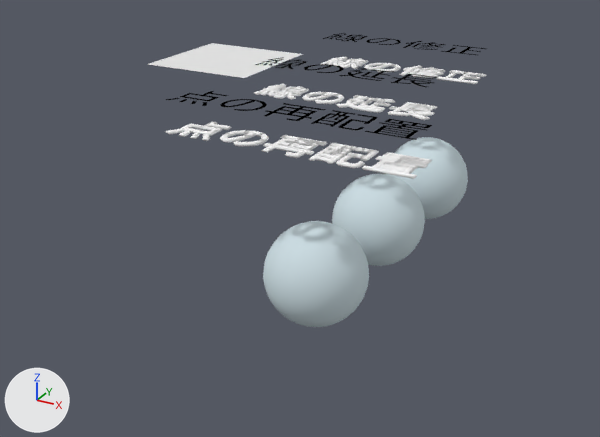
What one commit did to the Blender file ManualTracingTool/res/toolbar_image01.blend.
Rendered twice from a 50 mm camera at (2.49, 3.0, 4.3) aimed at (-4.01, 14.82, -1.61). The axes (+X, +Y, +Z) are drawn at lower left. The lights are the same throughout. Text is drawn in Blender's own font.

In view in the first picture: 'Plane.001', 'Sphere', 'Sphere.001', 'Sphere.002', 'Text.001', 'Text.002', 'Text.003', 'Text.004', 'Text.005'.
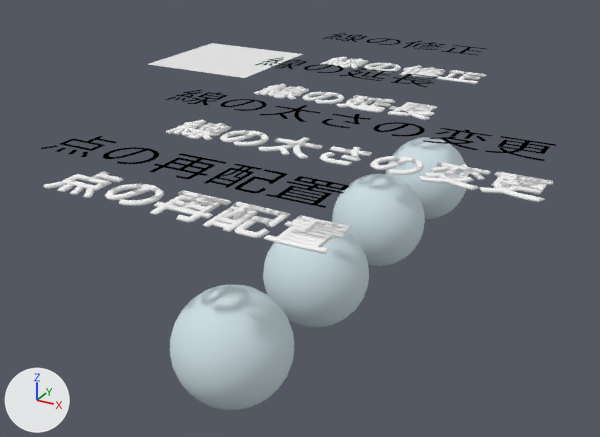
The change, as a list of edits to the scene's bpy script:
```text
Add txt_text_001_edge_002:
    txt_text_001_edge_002 = bpy.data.curves.new('Text.001.edge.002', 'FONT')
    txt_text_001_edge_002.body = '線の太さの変更'
    txt_text_001_edge_002.materials.append(mat_text_edge)  # white #ffffff
    txt_text_001_edge_002.bevel_resolution = 0
    txt_text_001_edge_002.bevel_depth = 0.028
Add txt_text_003:
    txt_text_003 = bpy.data.curves.new('Text.003', 'FONT')
    txt_text_003.body = '線の太さの変更'
    txt_text_003.materials.append(mat_text)  # black #000000
Change ob_text_004:
    ob_text_004: bpy.data.objects.new('Text.004', txt_text_001) -> bpy.data.objects.new('Text.004', txt_text_003)
Change ob_text_005:
    ob_text_005: bpy.data.objects.new('Text.005', txt_text_001_edge) -> bpy.data.objects.new('Text.005', txt_text_001_edge_002)
Add ob_sphere_003:
    ob_sphere_003 = bpy.data.objects.new('Sphere.003', me_sphere)
    ob_sphere_003.location = (-3.12, 11.25, -2.0)
    ob_sphere_003.scale = (0.693, 0.693, 0.693)
Add ob_text_007:
    ob_text_007 = bpy.data.objects.new('Text.007', txt_text_001)
    ob_text_007.location = (-5.0, 10.0, 1.0)
    ob_text_007.scale = (0.799, 0.799, 0.799)
Add ob_text_006:
    ob_text_006 = bpy.data.objects.new('Text.006', txt_text_001_edge)
    ob_text_006.location = (-5.0, 10.0, 0.5)
    ob_text_006.scale = (0.799, 0.799, 0.799)
```

Location of each change, [x1, y1, x2, y2] in pixels of the pictures (600 x 437 px):
'Sphere.003', added
    after: [170, 285, 294, 410]
'Text.005', reshaped (45% wider, 41% taller)
    before: [165, 121, 432, 179]
    after: [166, 120, 554, 202]
'Text.006', added
    after: [43, 171, 352, 254]
'Text.004', reshaped (46% wider, 44% taller)
    before: [166, 91, 432, 140]
    after: [166, 90, 556, 161]
'Text.007', added (black)
    after: [41, 136, 349, 208]
